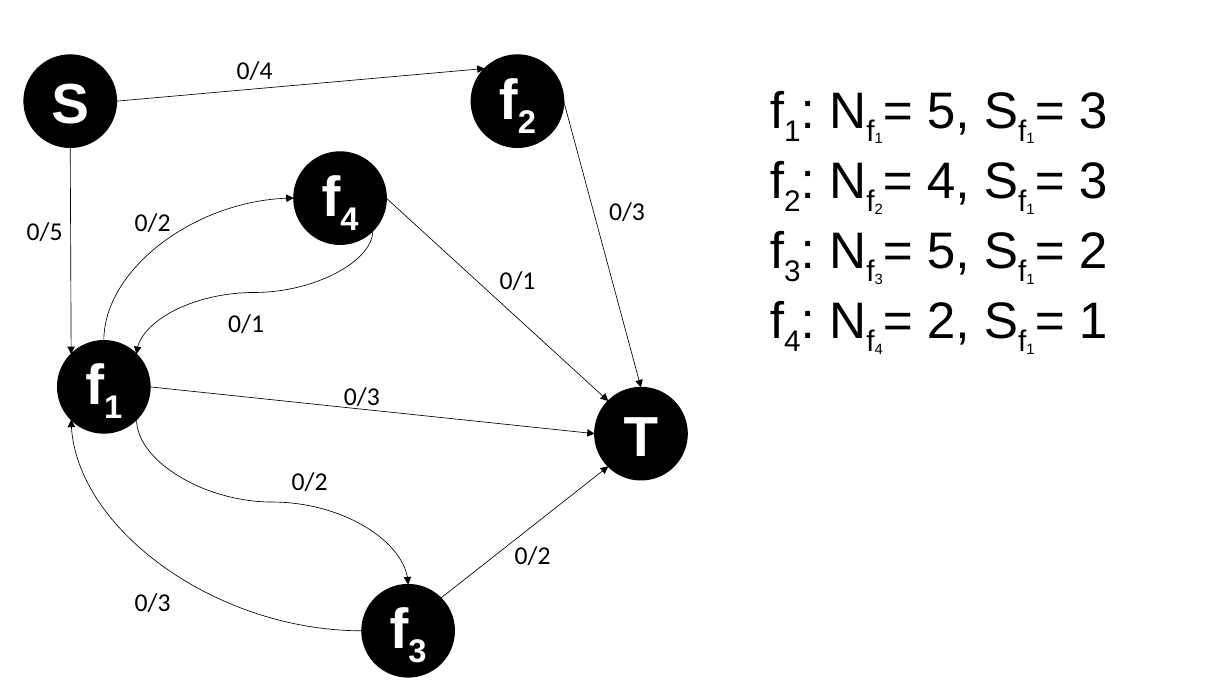
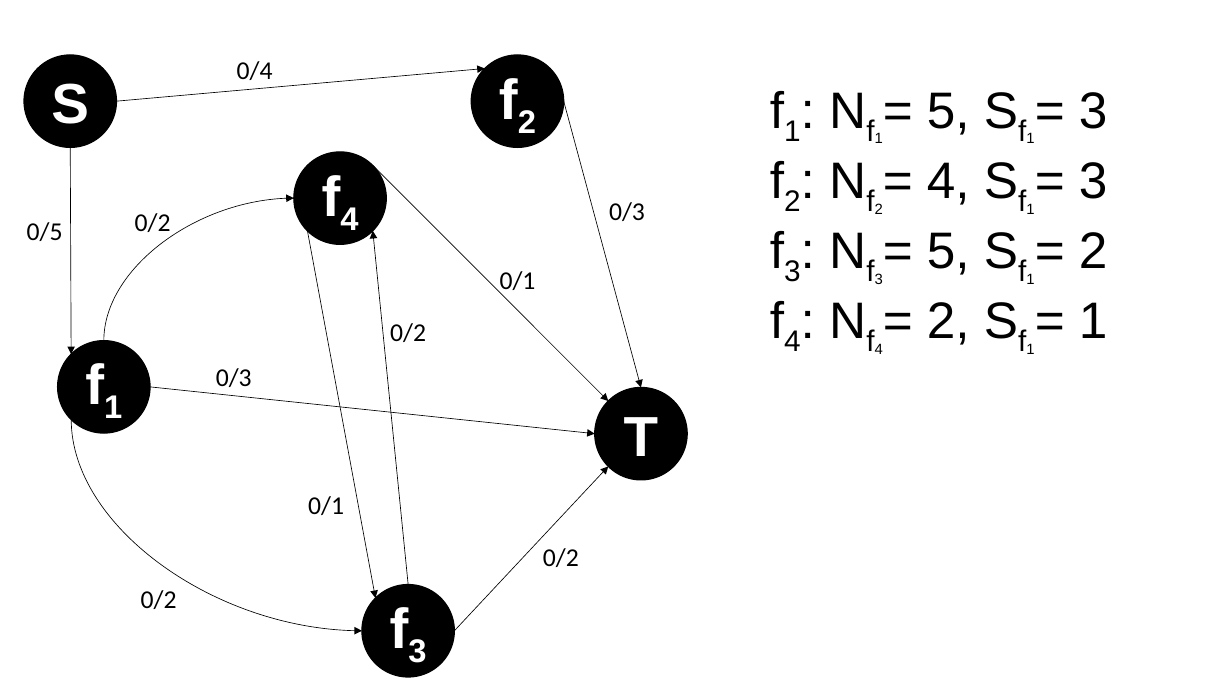
Before and after one commit to machine1104/masterNotes, a slide deck: slide 1 of Mandatory Exams/Algorithm Design/HW1/graph.pptx. Drawn at 1232x693 pixels with LibreOffice and Linux fonts; fonts in the diff are those of the drawing. Boxes give left, top, right and bottom in pixels: in the first picture for what was removed or moved away, otherwise in the second. Text is boxed around its words. In the diff, an @@ line names an element or a change of style, - is before the commit and + after.

```diff
--- a/Mandatory Exams/Algorithm Design/HW1/graph.pptx
+++ b/Mandatory Exams/Algorithm Design/HW1/graph.pptx
@@ arrow moved from (386, 198) - (608, 401) to (372, 165) - (608, 401) @@
@@ curved arrow removed from (372, 231) to (137, 354) @@
@@ arrow added from (308, 231) to (375, 598), #000000 0.5 pt @@
@@ arrow added from (409, 585) to (372, 231), #000000 0.5 pt @@
@@ text added at <box>390,323,426,342</box>, 20 pt, text #000000 @@
+0/2
@@ text "0/3" rewrapped from <box>344,387,380,411</box> to <box>216,368,252,387</box> @@
@@ curved arrow moved from (137, 420) - (409, 585) to (71, 420) - (362, 631) @@
@@ curved arrow removed from (362, 631) to (71, 420) @@
@@ arrow moved from (441, 598) - (608, 467) to (455, 631) - (608, 467) @@
@@ text "0/1": place and size @@
-text "0/1" at <box>228,314,264,333</box>
+text "0/1" at <box>308,496,344,515</box>
@@ text "0/2": place and size @@
-text "0/2" at <box>515,546,551,565</box>
+text "0/2" at <box>543,548,579,567</box>
@@ text "0/2": place and size @@
-text "0/2" at <box>292,472,328,491</box>
+text "0/2" at <box>141,590,177,609</box>
@@ text removed at <box>135,593,171,612</box> @@
-0/3
```
Also in this commit, not shown: 1 slide added, 2 other files.
